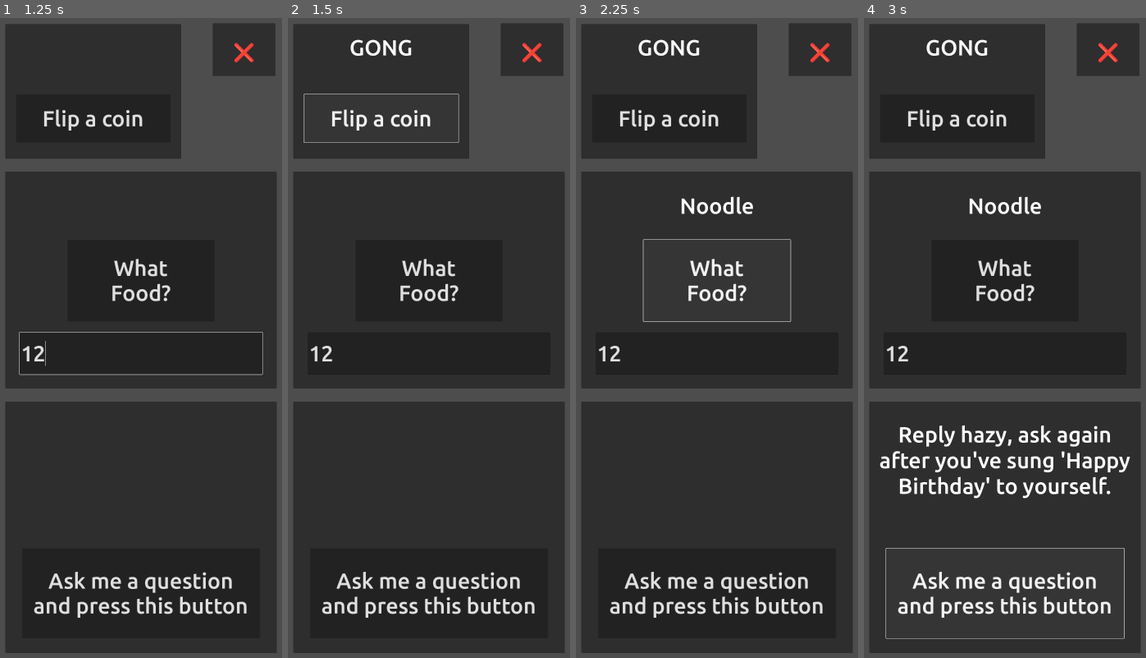
Above: before the commit, frames 1-4 (left to right).
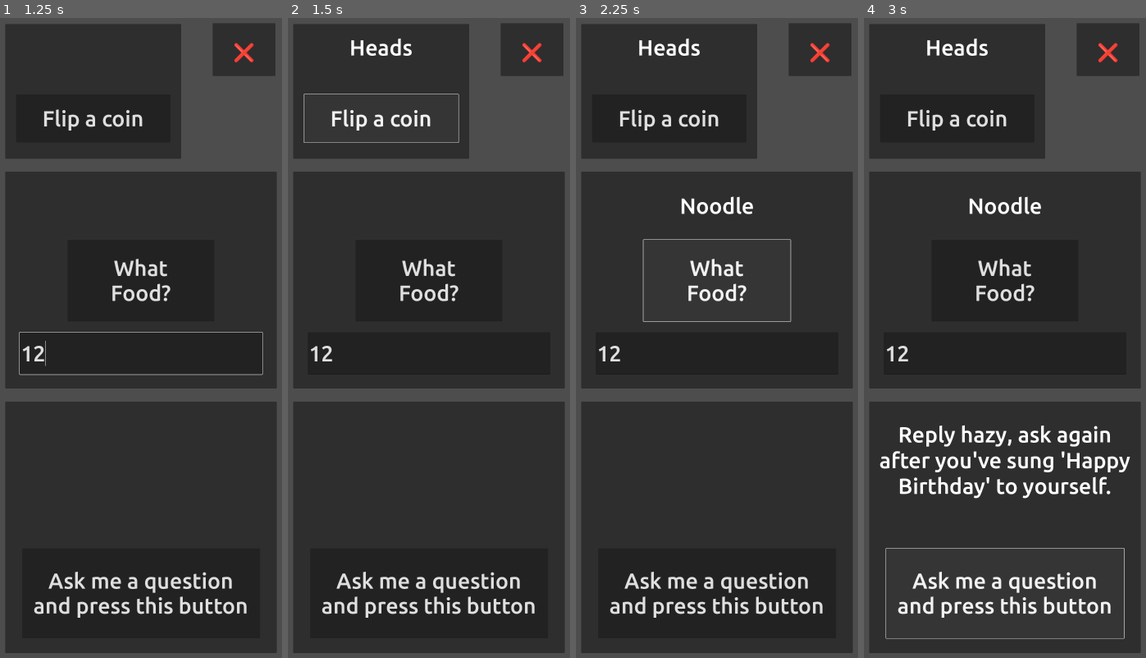
Above: after the commit, the same moments.

Repository: edorain/Food-Chooser
Game: Godot game, scene res://home.tscn
Two runs of this game, one before a commit and one after it. Both use one fixed random seed, a clock stepped at 60 frames per second and the inputs below.
Inputs (mouse positions are in pixels of both pictures, inside the frame that each line leads up to):
- Up to frame 1 (1.25 s): click (141, 350) at 0.52 s; type "12" at 0.6 s
- Up to frame 2 (1.5 s): click "Flip a coin" at 1.25 s
- Up to frame 3 (2.25 s): click "What Food?" at 2 s
- Up to frame 4 (3 s): click "Ask me a question and press t…" at 2.75 s

Frame 1 is identical in both runs. In frame 2, 0.3% of the frame differs, in the area x 22-44%, y 3-6%; in frame 3, 0.3%; in frame 4, 0.3%.

Commit message:
changing the coin sides name

Diff:
--- a/CoinFlipper.gd
+++ b/CoinFlipper.gd
@@ -4,7 +4,7 @@
 enum button_types {CoinFlipper,RandomFood,Magic8Ball}
 @export var button_function = button_types.CoinFlipper
 
-enum sides {GONG,HUA}
+enum sides {Heads,Tails}
 var food_types = ["Noodle","Rice","Bread"]
 var wisdom_by_magic = [
 	"Outlook hazy, try again after you've had your morning coffee.",
